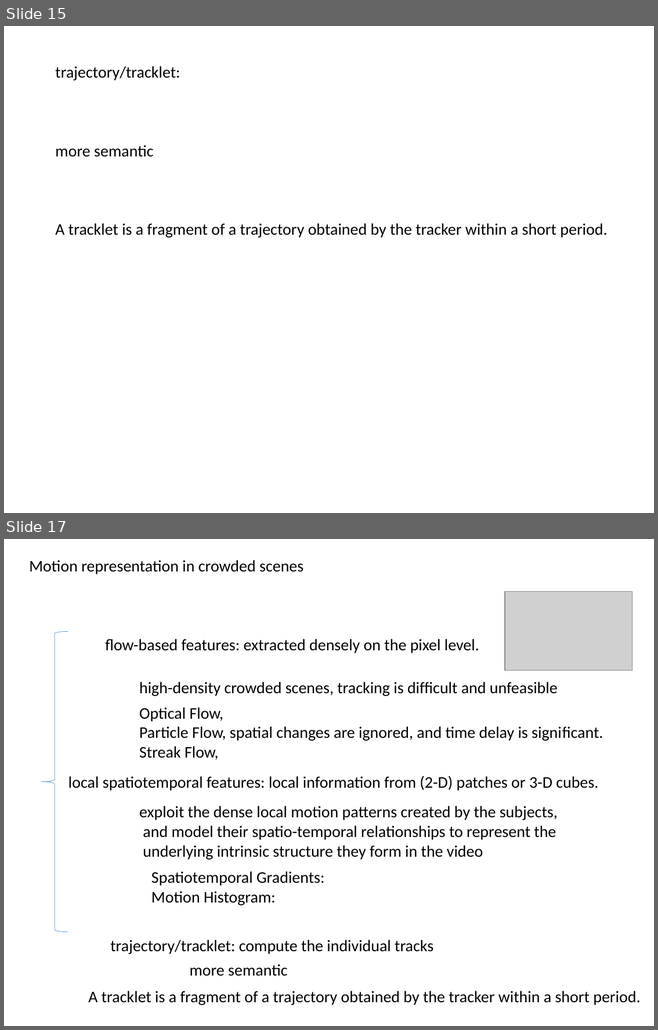
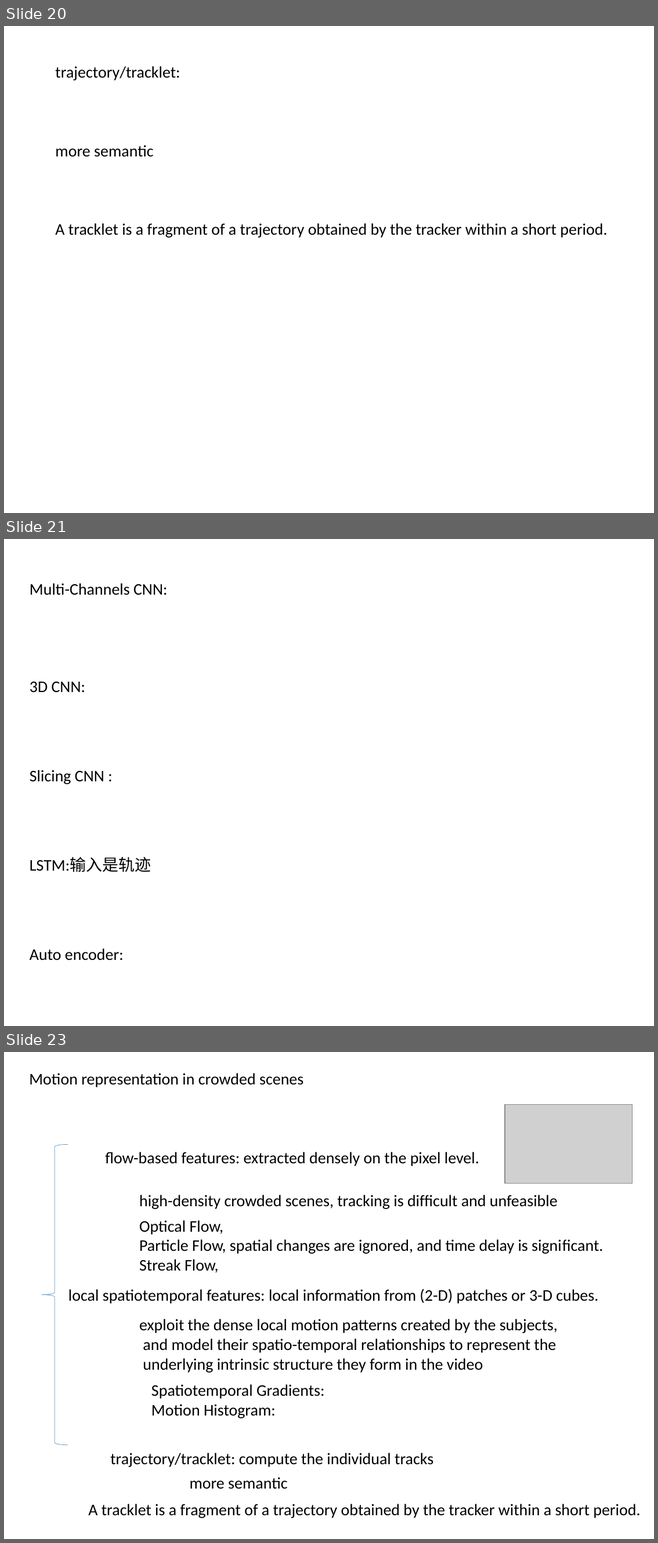
Before and after one commit to simayuhe/crowd-scene-survey, a slide deck: 群体行为分析综述.pptx. Shown one above the other, each under a label of ours: slides 15 and 17 before the commit, slides 20, 21 and 23 after it; the slides between them are not shown. The pictures are 658x1030 and 658x1543 pixels, drawn with LibreOffice and Linux fonts; fonts in the diff are those of the drawing; grey boxes stand for pictures. Boxes give left, top, right and bottom in pixels: in the first picture for what was removed or moved away, otherwise in the second. Text is boxed around its words. In the diff, an @@ line names an element or a change of style, - is before the commit and + after.

```diff
--- a/群体行为分析综述.pptx
+++ b/群体行为分析综述.pptx
@@ slide 21 added at [4, 539, 654, 1026], background #FFFFFF @@
@@ text added at [30, 583, 168, 595], 18 pt, text #000000 @@
+Multi-Channels CNN:
@@ text added at [30, 682, 85, 692], 18 pt, text #000000 @@
+3D CNN:
@@ text added at [30, 770, 104, 784], 18 pt, text #000000 @@
+Slicing CNN :
@@ text added at [30, 857, 151, 873], 18 pt, text #000000 @@
+LSTM:输入是轨迹
@@ text added at [30, 948, 123, 961], 18 pt, text #000000 @@
+Auto encoder:
@@ what was slide 15 is now slide 20 @@
@@ what was slide 17 is now slide 23 @@
```
Also in this commit, not shown: 4 slides changed, 5 other slides added.
